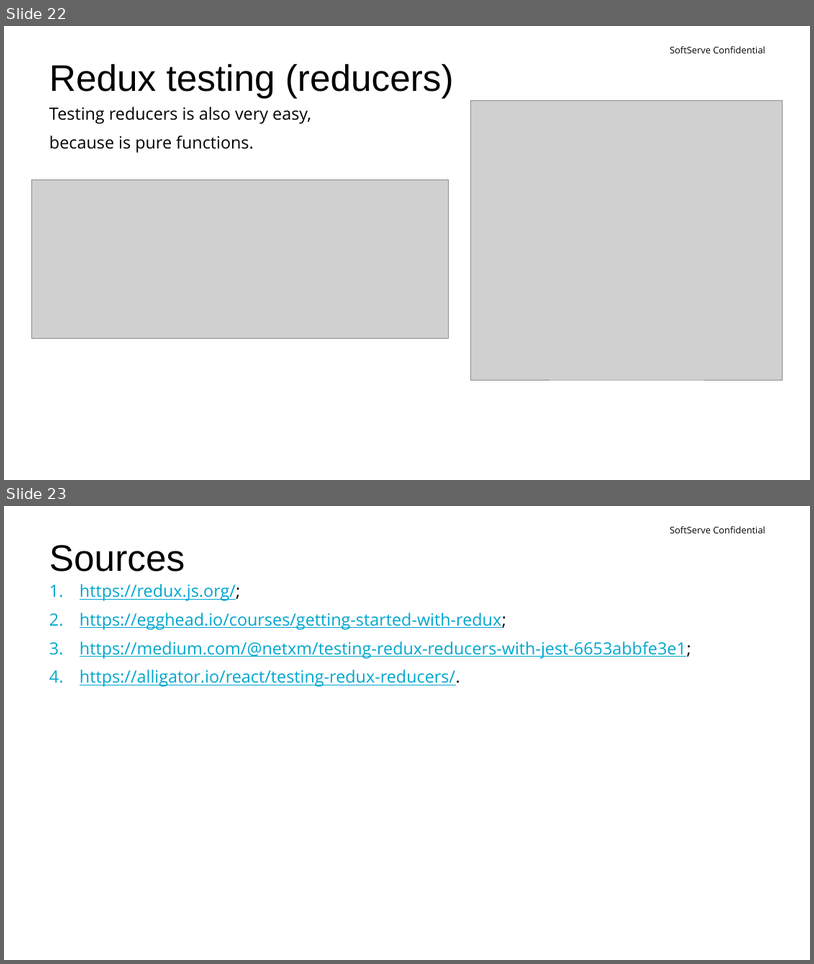
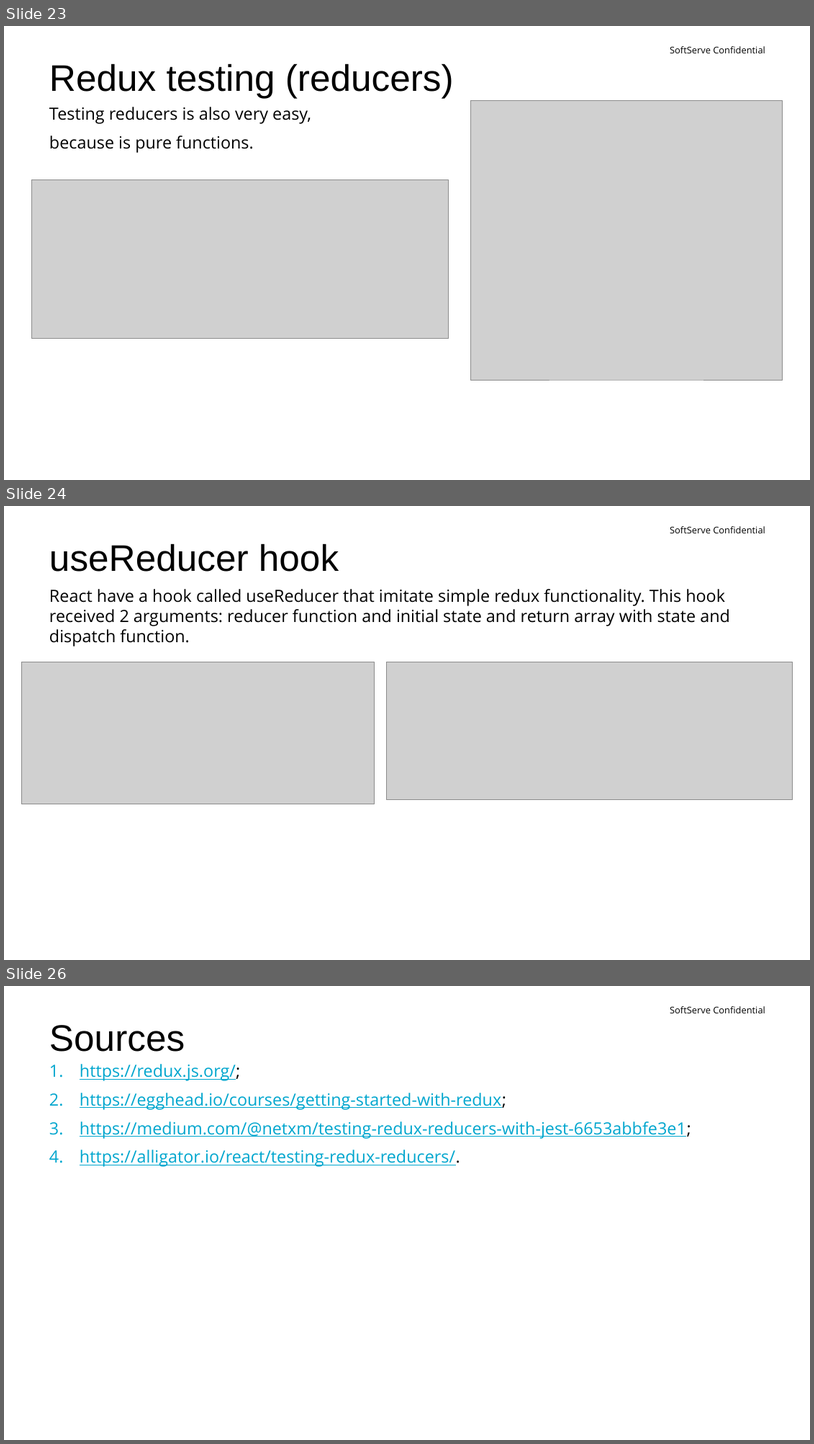
Before and after one commit to yuriiholskiy/Lv-469.node, a slide deck: perfomances/redux-intro(Yurii Holskyi).pptx. Shown one above the other, each under a label of ours: slides 22 and 23 before the commit, slides 23, 24 and 26 after it; the slides between them are not shown. The pictures are 814x964 and 814x1444 pixels, drawn with LibreOffice and Linux fonts; fonts in the diff are those of the drawing; grey boxes stand for pictures; background and template pictures are left out. Boxes give left, top, right and bottom in pixels: in the first picture for what was removed or moved away, otherwise in the second. Text is boxed around its words. In the diff, an @@ line names an element or a change of style, - is before the commit and + after.

Commit message:
add to redux presentation info about useReducer hook

```diff
--- a/perfomances/redux-intro(Yurii Holskyi).pptx
+++ b/perfomances/redux-intro(Yurii Holskyi).pptx
@@ slide 24 added at [4,506,810,960], background #FFFFFF; not listed: 1 template element that a slide beside it also shows @@
@@ title added at [49,543,339,572], 44 pt, text #000000 @@
+useReducer hook
@@ text added at [49,589,730,646], 20 pt, text #000000 @@
+React have a hook called useReducer that imitate simple redux functionality. This hook received 2 arguments: reducer function and initial state and return array with state and dispatch function.
@@ picture added at [21,662,374,804] @@
@@ picture added at [387,662,793,800] @@
@@ what was slide 22 is now slide 23 @@
@@ what was slide 23 is now slide 26 @@
```
Also in this commit, not shown: 1 slide changed, 2 other slides added.
